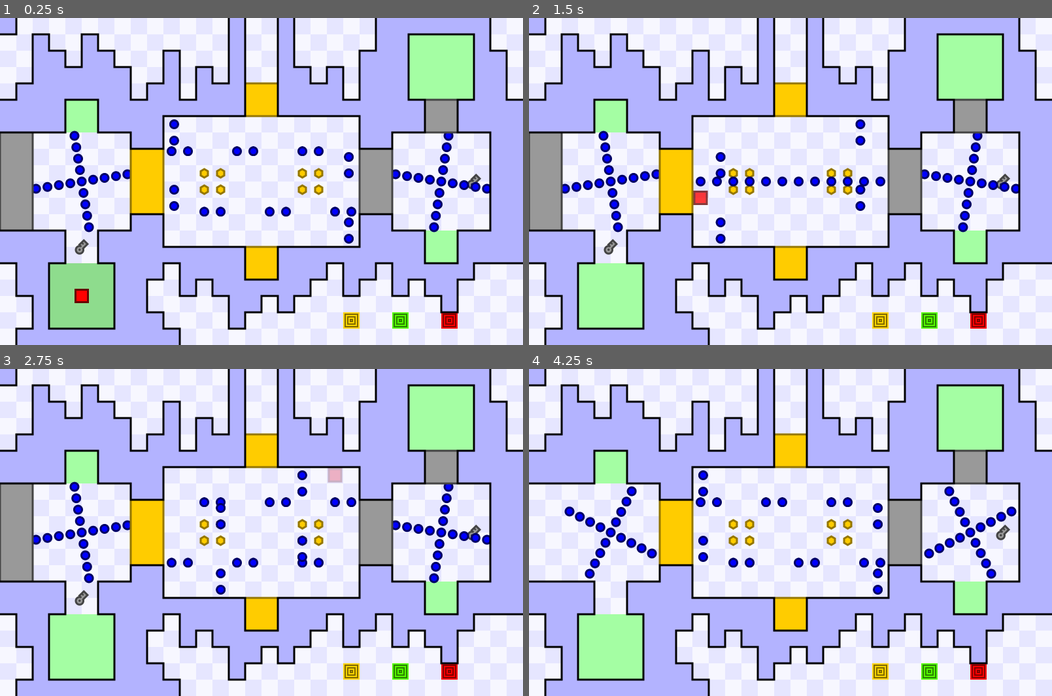
Above: before the commit, frames 1-4 (two rows, left to right).
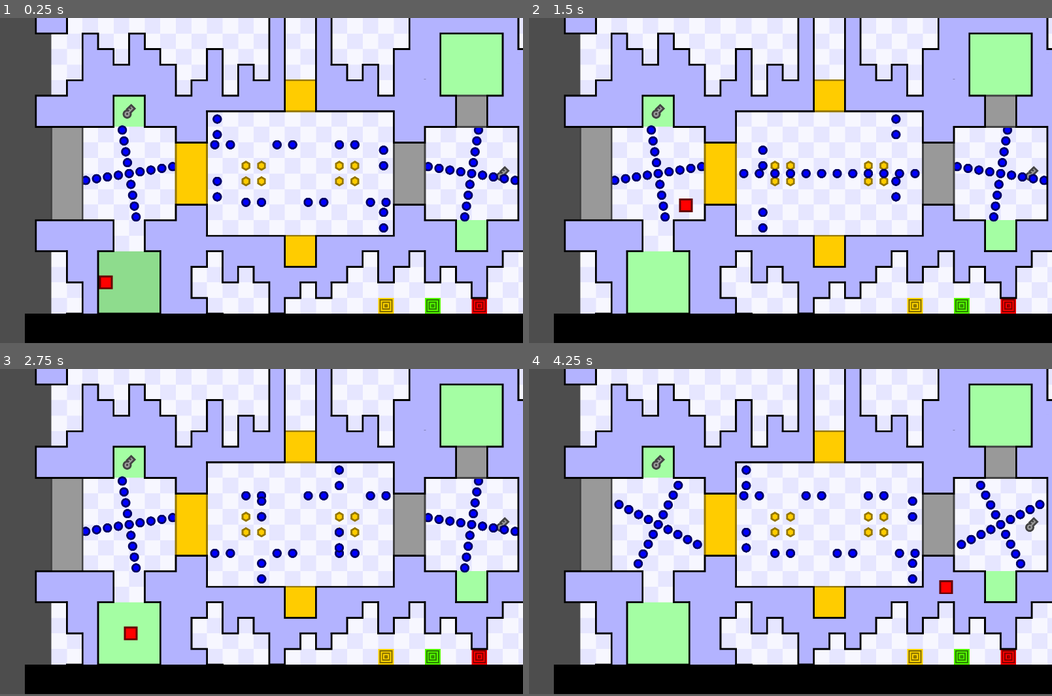
Above: after the commit, the same moments.

Repository: JustVictorGD/Remake-Template
Game: Godot game, scene res://levels/level_1/TheMiddle.tscn
Same seed, same stepped clock (60 frames per second), same inputs: the game is played once before the commit and once after it.
Inputs (mouse positions are in pixels of both pictures, inside the frame that each line leads up to):
- Up to frame 1 (0.25 s): no input
- Up to frame 2 (1.5 s): move the mouse to (905, 165) at 0.52 s; hold D (right) 0.53-1.28 s; tap T (teleport) at 0.6, 1.35 s; move the mouse to (685, 197) at 1.27 s; hold S (down) from 1.28 s (still down)
- Up to frame 3 (2.75 s): move the mouse to (313, 460) at 2.02 s; release S (down) at 2.03 s; hold D (right) from 2.03 s (still down); tap T (teleport) at 2.1 s
- Up to frame 4 (4.25 s): move the mouse to (764, 597) at 2.77 s; release D (right) at 2.78 s; hold W (up) 2.78-3.53 s; tap T (teleport) at 2.85, 3.6 s; move the mouse to (947, 581) at 3.52 s; hold A (left) from 3.53 s (still down)
In our replay, the window is 800x500 before the commit and 800x497 after it. These sizes can differ from the game's own. Grey fills any space a smaller window leaves; there, only what the larger window draws over its background counts as a difference.

The runs differ from the first frame. In frame 1, 64% of the frame differs, in the area x 0-100%, y 0-100%; in frame 2, 64%; in frame 3, 64%; in frame 4, 64%.

Commit message:
victor do the thing

Diff:
--- a/gdscripts/Singletons/area_manager.gd
+++ b/gdscripts/Singletons/area_manager.gd
@@ -33,11 +33,13 @@
 var next_key_id := 0
 var used_key_ids := []
 
-
+# Player
+var deaths := 0
 
 func player_respawn():
 
 	current_checkpoint_can_update = false
+	deaths += 1
 
 	for area in save_data[current_level]:
 
@@ -140,6 +142,7 @@
 
 
 func _ready():
+	get_window().size = Vector2i(1280, 720)
 
 	GlobalSignal.player_respawn.connect(player_respawn)
 	GlobalSignal.checkpoint_touched.connect(checkpoint_touched)
--- a/levels/level_1/TheMiddle.tscn
+++ b/levels/level_1/TheMiddle.tscn
@@ -12,6 +12,7 @@
 [ext_resource type="PackedScene" uid="uid://prk4v5kp504y" path="res://objects/normal_door.tscn" id="10_rxdut"]
 [ext_resource type="PackedScene" uid="uid://bf3aa0chl0e7i" path="res://objects/golden_door.tscn" id="11_j5g8c"]
 [ext_resource type="PackedScene" uid="uid://b18add8j0n6h0" path="res://scenes/walls.tscn" id="12_bguky"]
+[ext_resource type="PackedScene" uid="uid://baiiwiww5pvhd" path="res://ui/gui.tscn" id="13_cam6o"]
 
 [sub_resource type="Animation" id="Animation_lif6u"]
 resource_name = "New Animation"
@@ -106,11 +107,13 @@
 [node name="TheMiddle" type="Node2D"]
 script = ExtResource("1_0h2x1")
 coordinates = Vector2i(2, 2)
-metadata/_edit_lock_ = true
 
 [node name="TextureRect" parent="." instance=ExtResource("2_yu3vk")]
+offset_left = 85.0
+offset_right = 1685.0
 
 [node name="Checkpoints" type="Node2D" parent="."]
+position = Vector2(85, 0)
 metadata/_edit_lock_ = true
 
 [node name="Checkpoint" parent="Checkpoints" instance=ExtResource("3_hpssu")]
@@ -136,6 +139,7 @@
 type = 2
 
 [node name="SpeedChangers" type="Node2D" parent="."]
+position = Vector2(85, 0)
 
 [node name="speed_changer" parent="SpeedChangers" instance=ExtResource("4_mv0ch")]
 position = Vector2(1075, 925)
@@ -149,6 +153,7 @@
 speed = 1
 
 [node name="Collectables" type="Node2D" parent="."]
+position = Vector2(85, 0)
 
 [node name="Coins" type="Node2D" parent="Collectables"]
 metadata/_edit_lock_ = true
@@ -181,7 +186,7 @@
 metadata/_edit_lock_ = true
 
 [node name="Key" parent="Collectables/Keys" instance=ExtResource("6_16ag2")]
-position = Vector2(250, 700)
+position = Vector2(250, 300)
 key_id = 0
 
 [node name="Key2" parent="Collectables/Keys" instance=ExtResource("6_16ag2")]
@@ -189,6 +194,7 @@
 key_id = 1
 
 [node name="StaticEnemies" type="Node2D" parent="."]
+position = Vector2(85, 0)
 metadata/_edit_lock_ = true
 
 [node name="BlueEnemy" parent="StaticEnemies" instance=ExtResource("7_ko6q3")]
@@ -198,6 +204,7 @@
 position = Vector2(1350, 500)
 
 [node name="MovingEnemies" type="Node2D" parent="."]
+position = Vector2(85, 0)
 metadata/_edit_lock_ = true
 
 [node name="Group1" type="Node2D" parent="MovingEnemies"]
@@ -400,6 +407,7 @@
 position = Vector2(100, 100)
 
 [node name="Doors" type="Node2D" parent="."]
+position = Vector2(85, 0)
 metadata/_edit_lock_ = true
 
 [node name="NormalDoors" type="Node2D" parent="Doors"]
@@ -459,5 +467,9 @@
 vertical_size = 2
 
 [node name="Walls" parent="." instance=ExtResource("12_bguky")]
+position = Vector2(85, 0)
 layer_0/tile_data = PackedInt32Array(393216, 65536, 2, 327680, 65536, 0, 917536, 131072, 2, 852000, 131072, 1, 786464,  …(4578 unchanged characters)…
 metadata/_edit_lock_ = true
+
+[node name="Gui" parent="." instance=ExtResource("13_cam6o")]
+position = Vector2(0, -100)
--- a/project.godot
+++ b/project.godot
@@ -29,8 +29,8 @@
 
 [display]
 
-window/size/viewport_width=1600
-window/size/viewport_height=1000
+window/size/viewport_width=1680
+window/size/viewport_height=1045
 window/stretch/mode="viewport"
 
 [input]
--- /dev/null
+++ b/ui/acd.gd
@@ -0,0 +1,16 @@
+extends Node2D
+
+@onready var area = get_node("area")
+@onready var deaths = get_node("deaths")
+@onready var coins = get_node("coins")
+
+# Called when the node enters the scene tree for the first time.
+func _ready():
+	pass # Replace with function body.
+
+
+# Called every frame. 'delta' is the elapsed time since the previous frame.
+func _process(delta):
+	coins.text = ("$ " + str(AreaManager.coins_collected) + " / " + str(AreaManager.coin_requirement))
+	deaths.text = ("Deaths: " + str(AreaManager.deaths))
+	area.text = ("Area: " + str(AreaManager.current_level.get_slice("_", 1)) + "-" + str(AreaManager.decimal_to_letter(AreaManager.current_coordinates.x) + str(AreaManager.current_coordinates.y)))
--- /dev/null
+++ b/ui/gui.tscn
@@ -0,0 +1,51 @@
+[gd_scene load_steps=4 format=3 uid="uid://baiiwiww5pvhd"]
+
+[ext_resource type="Script" path="res://ui/acd.gd" id="1_evf75"]
+[ext_resource type="FontFile" uid="uid://idpc31ju4lyg" path="res://fonts/Univers_Condensed_Regular.ttf" id="1_r2852"]
+
+[sub_resource type="LabelSettings" id="LabelSettings_2wc7g"]
+font = ExtResource("1_r2852")
+font_size = 70
+
+[node name="Gui" type="Node2D"]
+
+[node name="bar_top" type="ColorRect" parent="."]
+offset_right = 1800.0
+offset_bottom = 100.0
+color = Color(0, 0, 0, 1)
+
+[node name="bar_bottom" type="ColorRect" parent="."]
+offset_top = 1050.0
+offset_right = 1800.0
+offset_bottom = 1150.0
+color = Color(0, 0, 0, 1)
+
+[node name="Node2D" type="Node2D" parent="."]
+position = Vector2(25, 0)
+script = ExtResource("1_evf75")
+
+[node name="area" type="Label" parent="Node2D"]
+offset_left = -13.0
+offset_top = 7.0
+offset_right = 437.0
+offset_bottom = 107.0
+text = "Area: A-A8"
+label_settings = SubResource("LabelSettings_2wc7g")
+
+[node name="deaths" type="Label" parent="Node2D"]
+offset_left = 1183.0
+offset_top = 5.0
+offset_right = 1633.0
+offset_bottom = 105.0
+text = "Deaths: 8"
+label_settings = SubResource("LabelSettings_2wc7g")
+horizontal_alignment = 2
+
+[node name="coins" type="Label" parent="Node2D"]
+offset_left = 612.0
+offset_top = 7.0
+offset_right = 1062.0
+offset_bottom = 107.0
+text = "Coins: $ 8 / 8"
+label_settings = SubResource("LabelSettings_2wc7g")
+horizontal_alignment = 1
Binary file added: fonts/Univers_Condensed_Bold.ttf
Not shown, added: fonts/Univers_Condensed_Bold.ttf.import
Binary file added: fonts/Univers_Condensed_Regular.ttf
Not shown, added: fonts/Univers_Condensed_Regular.ttf.import
Not shown: 1 places in levels/level_1/TheMiddle.tscn that only renumber resources
Not shown: 1 places in scenes/player.tscn that only renumber resources
